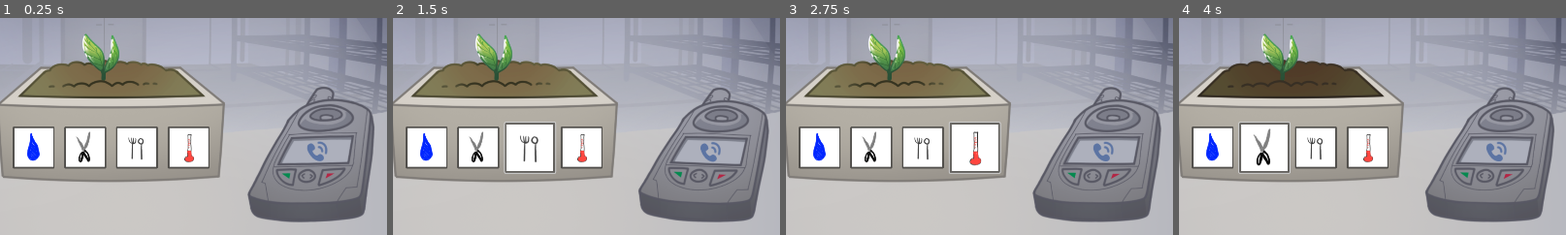
Above: before the commit, frames 1-4 (left to right).
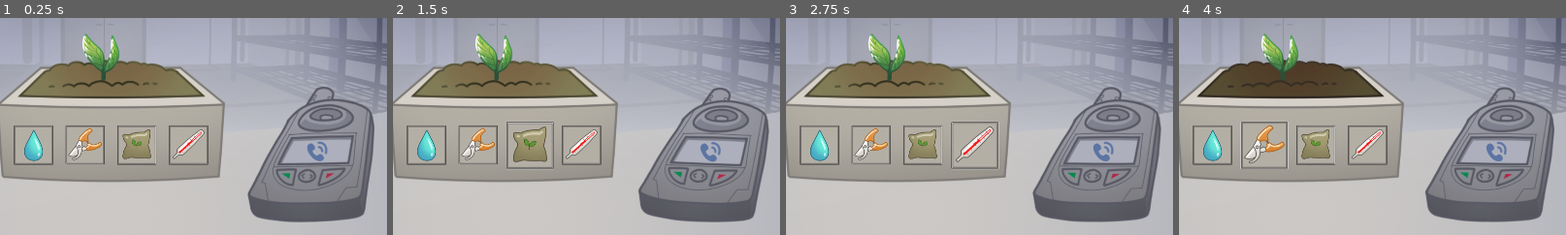
Above: after the commit, the same moments.

Repository: gringames/fem-devs-jam-24
Game: Godot game, scene res://Game/game.tscn
The game is run twice, just before and just after one commit, with the same random seed, the same clock (stepped at 60 frames per second) and the same inputs. This scene is started directly instead of the project's main scene. Sound files missing from this copy of the repository are replaced by a short silence.
Inputs (mouse positions are % of the whole screen's width and height, from its top left; square brackets give the same spot before the commit, where the layout moved):
- Up to frame 1 (0.25 s): no input
- Up to frame 2 (1.5 s): click (48, 79) [48, 80] at 0.5 s; click (54, 79) [54, 80] at 1.25 s
- Up to frame 3 (2.75 s): click (61, 79) [61, 80] at 2 s
- Up to frame 4 (4 s): click (41, 79) [41, 80] at 2.75 s; click (48, 79) [48, 80] at 3.5 s
The pictures show only the part of the screen within x 37-86%, y 50-100%; the shares and areas given below are measured in that part.

The runs differ from the first frame. In frame 1, 8.5% of the frame differs, in the area x 3-55%, y 49-70%; in frame 2, 9.5%; in frame 3, 9.6%, in the area x 3-56%, y 47-72%; in frame 4, 9.6%.

Commit message:
use button icons from Lari

Diff:
--- a/femdevsjam24/Buttons/scale_up_when_hovered.gd
+++ b/femdevsjam24/Buttons/scale_up_when_hovered.gd
@@ -2,12 +2,14 @@
 class_name ScalableButton
 
 @onready var button: Button = get_parent()
+@export var change_pivot: bool = true
 
 
 func _ready() -> void:
 	button.connect("mouse_entered", _scale_up)
 	button.connect("mouse_exited", _scale_down)
-	button.pivot_offset = Vector2(button.size / 2)
+	if change_pivot:
+		button.pivot_offset = Vector2(button.size / 2)
 
 func _scale_up() -> void:
 	button.scale *= 1.2
--- a/femdevsjam24/Game/game.tscn
+++ b/femdevsjam24/Game/game.tscn
@@ -38,11 +38,11 @@
 [ext_resource type="AudioStream" uid="uid://djha1ux1v2a0y" path="res://Sounds/Checking temperature or soil levels.mp3" id="31_dxm7h"]
 [ext_resource type="Texture2D" uid="uid://buetfp1dgn2n4" path="res://Art/background.png" id="32_a84nj"]
 [ext_resource type="AudioStream" uid="uid://b1amalp4w42js" path="res://Sounds/Feed dropper pipette.mp3" id="32_g0wm8"]
-[ext_resource type="Texture2D" uid="uid://dmnrutn55i3cd" path="res://Art/Mock/water_btn.png" id="34_0ng3o"]
-[ext_resource type="Texture2D" uid="uid://ds43iiuw6qrdm" path="res://Art/Mock/trim_btn.png" id="35_s27dy"]
-[ext_resource type="Texture2D" uid="uid://dw168i6wgaoqj" path="res://Art/Mock/feed_btn.png" id="36_jewpw"]
-[ext_resource type="Texture2D" uid="uid://c1x6ytpeo8jqv" path="res://Art/Mock/check_temp_btn.png" id="37_5alt6"]
+[ext_resource type="Texture2D" uid="uid://cc5aegdacosbm" path="res://Art/ButtonImages/trim_button_icon.png" id="39_wrh6l"]
 [ext_resource type="PackedScene" uid="uid://bi7dw5pgb1mgr" path="res://Buttons/scalable_button.tscn" id="40_j07nt"]
+[ext_resource type="Texture2D" uid="uid://tknfdl4tq7tj" path="res://Art/ButtonImages/feed_button_icon.png" id="41_x8kcw"]
+[ext_resource type="Texture2D" uid="uid://b4tsogsejqjty" path="res://Art/ButtonImages/temp_button_icon.png" id="42_mi6es"]
+[ext_resource type="Texture2D" uid="uid://37inh6xdo5bb" path="res://Art/ButtonImages/water_button_icon.png" id="43_6e85m"]
 
 [node name="Game" type="Node2D"]
 position = Vector2(424, 184)
@@ -200,20 +200,23 @@
 [node name="TaskButtons" type="Node" parent="."]
 
 [node name="TrimButton" type="Button" parent="TaskButtons"]
-anchors_preset = 8
-anchor_left = 0.5
-anchor_top = 0.5
-anchor_right = 0.5
-anchor_bottom = 0.5
-offset_left = -99.0
-offset_top = 271.0
-offset_right = 5.0
-offset_bottom = 375.0
-grow_horizontal = 2
-grow_vertical = 2
-icon = ExtResource("35_s27dy")
+anchors_preset = -1
+anchor_left = 0.5
+anchor_top = 0.5
+anchor_right = 0.5
+anchor_bottom = 0.5
+offset_left = -143.0
+offset_top = 221.0
+offset_right = 51.0
+offset_bottom = 415.0
+grow_horizontal = 2
+grow_vertical = 2
+scale = Vector2(0.5, 0.5)
+pivot_offset = Vector2(94, 94)
+icon = ExtResource("39_wrh6l")
 
 [node name="ScalableButton" parent="TaskButtons/TrimButton" instance=ExtResource("40_j07nt")]
+change_pivot = false
 
 [node name="FeedButton" type="Button" parent="TaskButtons"]
 anchors_preset = 8
@@ -221,15 +224,18 @@
 anchor_top = 0.5
 anchor_right = 0.5
 anchor_bottom = 0.5
-offset_left = 29.0
-offset_top = 271.0
-offset_right = 133.0
-offset_bottom = 375.0
-grow_horizontal = 2
-grow_vertical = 2
-icon = ExtResource("36_jewpw")
+offset_left = -15.0
+offset_top = 221.0
+offset_right = 180.0
+offset_bottom = 416.0
+grow_horizontal = 2
+grow_vertical = 2
+scale = Vector2(0.5, 0.5)
+pivot_offset = Vector2(94, 94)
+icon = ExtResource("41_x8kcw")
 
 [node name="ScalableButton" parent="TaskButtons/FeedButton" instance=ExtResource("40_j07nt")]
+change_pivot = false
 
 [node name="CheckTempButton" type="Button" parent="TaskButtons"]
 anchors_preset = 8
@@ -237,15 +243,18 @@
 anchor_top = 0.5
 anchor_right = 0.5
 anchor_bottom = 0.5
-offset_left = 157.0
-offset_top = 271.0
-offset_right = 261.0
-offset_bottom = 375.0
-grow_horizontal = 2
-grow_vertical = 2
-icon = ExtResource("37_5alt6")
+offset_left = 113.0
+offset_top = 221.0
+offset_right = 308.0
+offset_bottom = 416.0
+grow_horizontal = 2
+grow_vertical = 2
+scale = Vector2(0.5, 0.5)
+pivot_offset = Vector2(94, 94)
+icon = ExtResource("42_mi6es")
 
 [node name="ScalableButton" parent="TaskButtons/CheckTempButton" instance=ExtResource("40_j07nt")]
+change_pivot = false
 
 [node name="WaterButton" type="Button" parent="TaskButtons"]
 anchors_preset = 8
@@ -253,13 +262,16 @@
 anchor_top = 0.5
 anchor_right = 0.5
 anchor_bottom = 0.5
-offset_left = -227.0
-offset_top = 271.0
-offset_right = -123.0
-offset_bottom = 375.0
-grow_horizontal = 2
-grow_vertical = 2
-icon = ExtResource("34_0ng3o")
+offset_left = -271.0
+offset_top = 221.0
+offset_right = -76.0
+offset_bottom = 416.0
+grow_horizontal = 2
+grow_vertical = 2
+scale = Vector2(0.5, 0.5)
+pivot_offset = Vector2(94, 94)
+icon = ExtResource("43_6e85m")
 
 [node name="ScalableButton" parent="TaskButtons/WaterButton" instance=ExtResource("40_j07nt")]
 position = Vector2(-1026.39, -291.37)
+change_pivot = false
Binary file added: femdevsjam24/Art/ButtonImages/feed_button_icon.png
Not shown, added: femdevsjam24/Art/ButtonImages/feed_button_icon.png.import
Binary file added: femdevsjam24/Art/ButtonImages/temp_button_icon.png
Not shown, added: femdevsjam24/Art/ButtonImages/temp_button_icon.png.import
Binary file added: femdevsjam24/Art/ButtonImages/trim_button_icon.png
Not shown, added: femdevsjam24/Art/ButtonImages/trim_button_icon.png.import
Binary file added: femdevsjam24/Art/ButtonImages/water_button_icon.png
Not shown, added: femdevsjam24/Art/ButtonImages/water_button_icon.png.import
